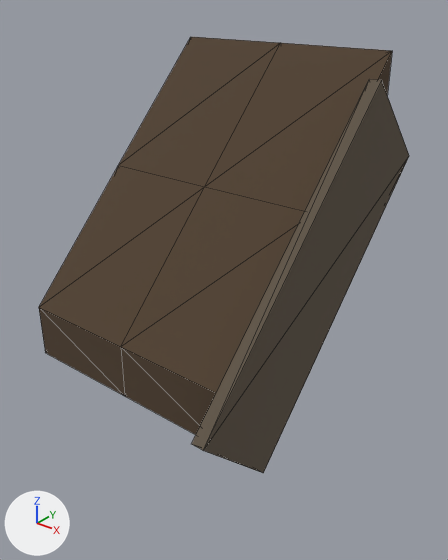
The glTF model godot/assets/props/modelle/dach_ecke_r.glb: old version first, new version second.
Rendered twice from a camera (50 mm lens) standing at (1.023, -1.156, 0.434) and looking at (0.303, -0.256, -0.124). Arrows for +X, +Y and +Z are at lower left; the lights stay in place. The first picture is the older version. Mesh edges are drawn as thin lines. Vertices at exactly the same position are counted once.

In view in the first picture: 'dach_ecke_r'.
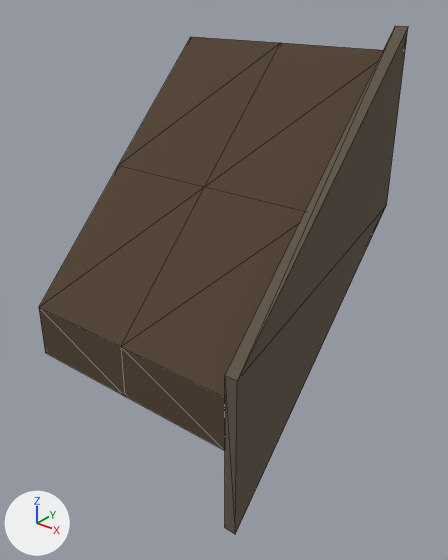
What differs and where, as boxes [x1, y1, x2, y2] in the pictures (448 x 560 px; the box of a moved part takes in the faces that stretch with it):
'dach_ecke_r', reshaped (16% taller)
    before: [39, 37, 409, 473]
    after: [39, 26, 408, 534]
part 1 of me_dach_ecke_r, moved or reshaped
    before: [192, 79, 409, 473]
    after: [225, 206, 386, 534]

The change, as a diff of the scene's bpy script:
```diff
--- a/godot/assets/props/modelle/dach_ecke_r.glb.py
+++ b/godot/assets/props/modelle/dach_ecke_r.glb.py
@@ me_dach_ecke_r @@
 # used by ob_dach_ecke_r; location = (0.0, 0.0, 0.0)
-me_dach_ecke_r.from_pydata(...)  # 26 vertices, 44 faces; spans x 0.0..0.525, y -0.585..0.085, z -0.398..0.313
-me_dach_ecke_r.vertices[18].co = (0.525, -0.415, -0.398)  # pixel (263, 473)
-me_dach_ecke_r.vertices[19].co = (0.525, -0.585, -0.229)  # pixel (203, 450)
-me_dach_ecke_r.vertices[20].co = (0.5, -0.415, -0.398)
-me_dach_ecke_r.vertices[21].co = (0.5, -0.585, -0.229)  # pixel (191, 444)
-me_dach_ecke_r.vertices[22].co = (0.525, 0.085, 0.102)  # pixel (409, 155)
-me_dach_ecke_r.vertices[23].co = (0.525, -0.085, 0.271)  # pixel (381, 80)
-me_dach_ecke_r.vertices[24].co = (0.5, 0.085, 0.102)
-me_dach_ecke_r.vertices[25].co = (0.5, -0.085, 0.271)  # pixel (369, 79)
+me_dach_ecke_r.from_pydata(...)  # 26 vertices, 44 faces; spans x 0.0..0.525, y -0.5..0.0, z -0.483..0.356
+# me_dach_ecke_r part 1
+me_dach_ecke_r.vertices[18].co = (0.5, -0.5, -0.483)  # pixel (224, 527)
+me_dach_ecke_r.vertices[19].co = (0.5, 0.0, 0.017)
+me_dach_ecke_r.vertices[20].co = (0.5, 0.0, 0.356)  # pixel (395, 25)
+me_dach_ecke_r.vertices[21].co = (0.5, -0.5, -0.144)  # pixel (224, 375)
+me_dach_ecke_r.vertices[22].co = (0.525, -0.5, -0.483)  # pixel (235, 534)
+me_dach_ecke_r.vertices[23].co = (0.525, 0.0, 0.017)  # pixel (386, 204)
+me_dach_ecke_r.vertices[24].co = (0.525, 0.0, 0.356)  # pixel (408, 26)
+me_dach_ecke_r.vertices[25].co = (0.525, -0.5, -0.144)  # pixel (237, 380)
 me_dach_ecke_r.materials.append(mat_schindeln)
```
